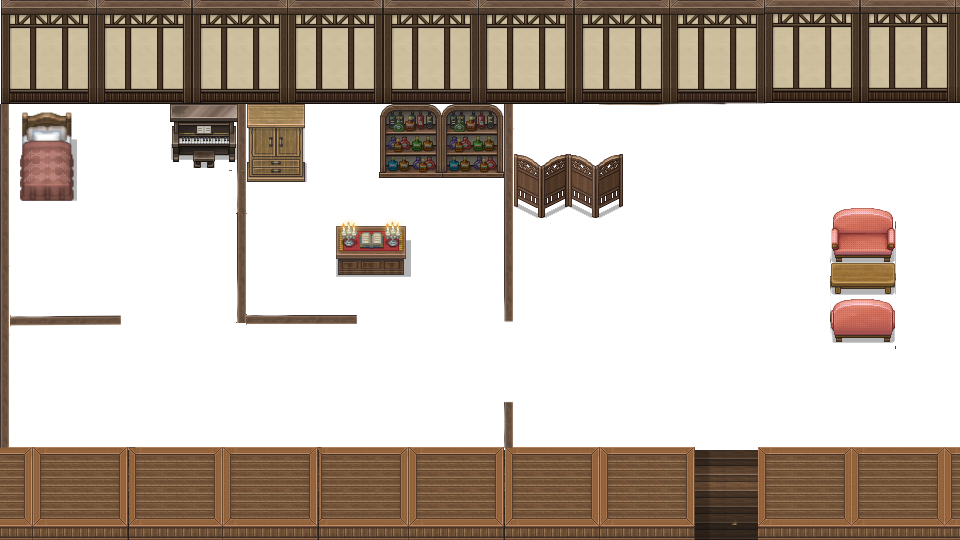
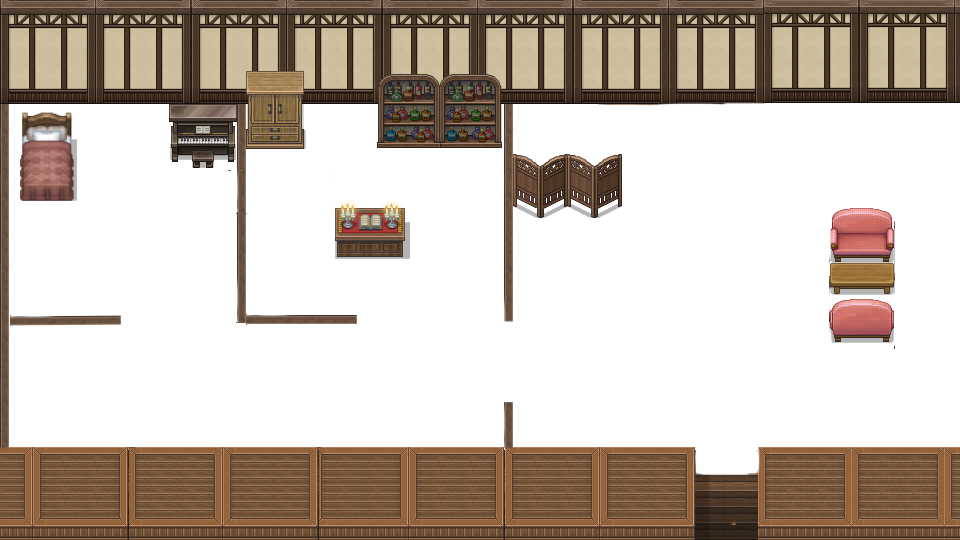
Before/after of a 960 x 540 layered artwork. What changed in the layer stack:
painted on "Inside-Town-A5.png #2" over [0, 0, 960, 525]
painted on "Inside-Town-A5.png #1" over [694, 447, 760, 476]
